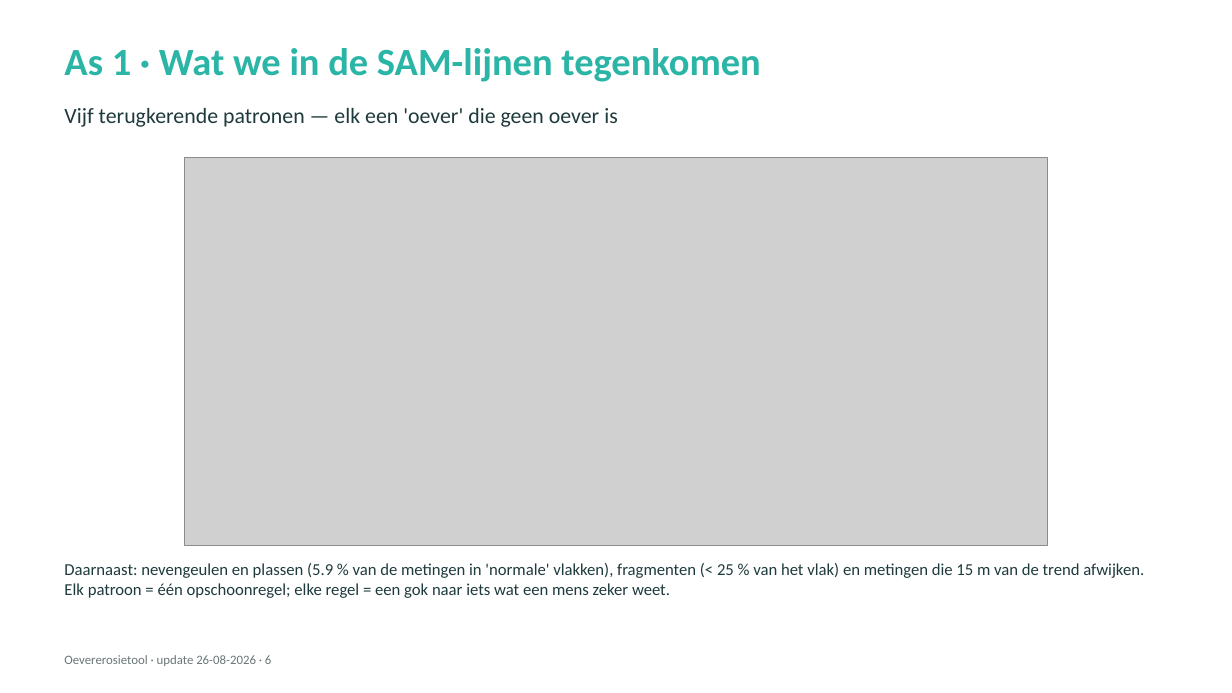
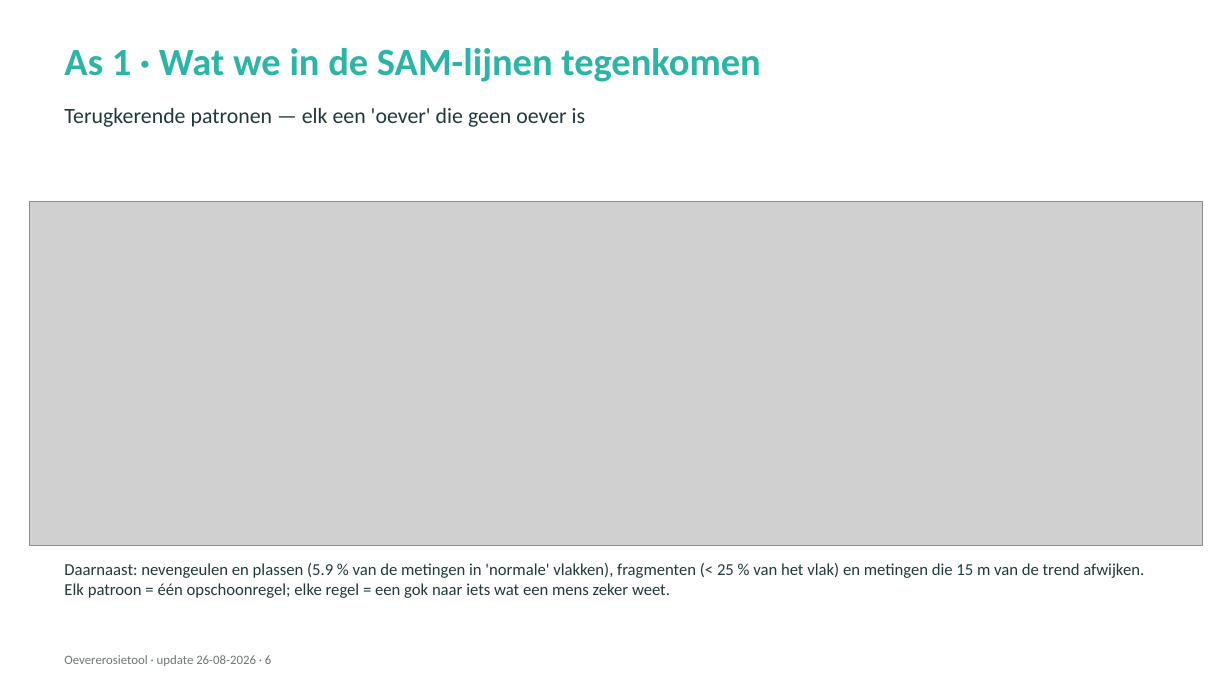
Before and after one commit to HAL24K/wocu-oevererosie, a slide deck: slide 6 of docs/presentations/20260826_update_v2.pptx. Drawn at 1232x693 pixels with LibreOffice and Linux fonts; fonts in the diff are those of the drawing; grey boxes stand for pictures. Boxes give left, top, right and bottom in pixels: in the first picture for what was removed or moved away, otherwise in the second. Text is boxed around its words. In the diff, an @@ line names an element or a change of style, - is before the commit and + after.

```diff
--- a/docs/presentations/20260826_update_v2.pptx
+++ b/docs/presentations/20260826_update_v2.pptx
@@ text at <box>64,108,586,127</box>: text changed @@
-Vijf terugkerende patronen — elk een 'oever' die geen oever is
+Terugkerende patronen — elk een 'oever' die geen oever is
@@ picture: place and size @@
-picture at <box>185,157,1048,545</box>
+picture at <box>30,201,1203,545</box>
```
Also in this commit, not shown: 14 other slides changed, 1 slide removed, 3 other files.
